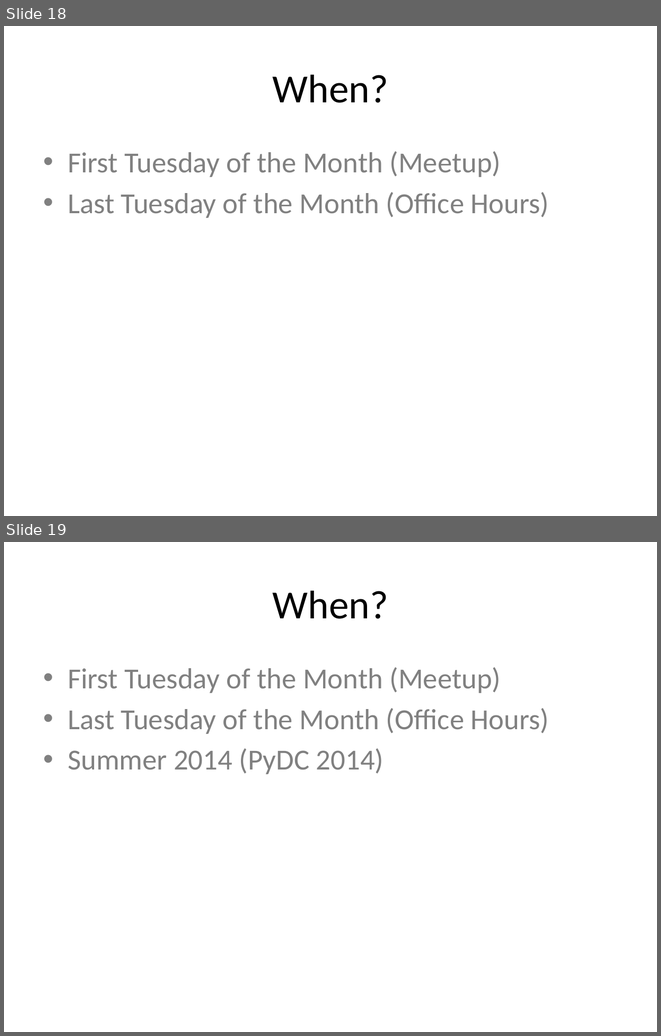
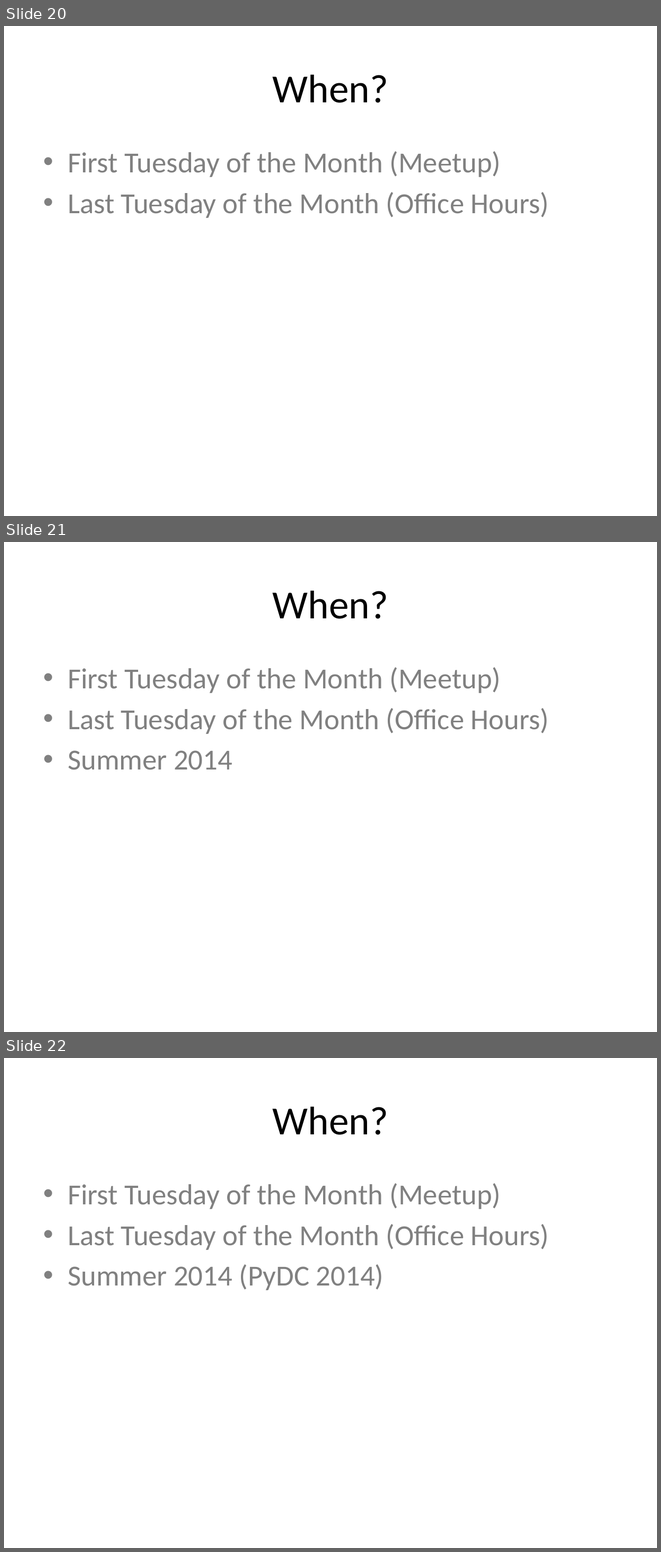
Before and after one commit to DCPython/generic-meetup-slides, a slide deck: DC Python Generic Meetup Slides.pptx. Shown one above the other, each under a label of ours: slides 18 and 19 before the commit, slides 20, 21 and 22 after it. The pictures are 661x1036 and 661x1552 pixels, drawn with LibreOffice and Linux fonts; fonts in the diff are those of the drawing. Boxes give left, top, right and bottom in pixels: in the first picture for what was removed or moved away, otherwise in the second. Text is boxed around its words. In the diff, an @@ line names an element or a change of style, - is before the commit and + after.

```diff
--- a/DC Python Generic Meetup Slides.pptx
+++ b/DC Python Generic Meetup Slides.pptx
@@ slide 21 added at (4, 542, 657, 1032), background #FFFFFF @@
@@ title added at (273, 590, 388, 619), 44 pt, text #000000 @@
+When?
@@ text added at (68, 667, 549, 770), 32 pt, text #808080 @@
+• First Tuesday of the Month (Meetup)
+• Last Tuesday of the Month (Office Hours)
+• Summer 2014
@@ what was slide 18 is now slide 20 @@
@@ what was slide 19 is now slide 22 @@
```
Also in this commit, not shown: 1 slide changed, 3 other slides added.
